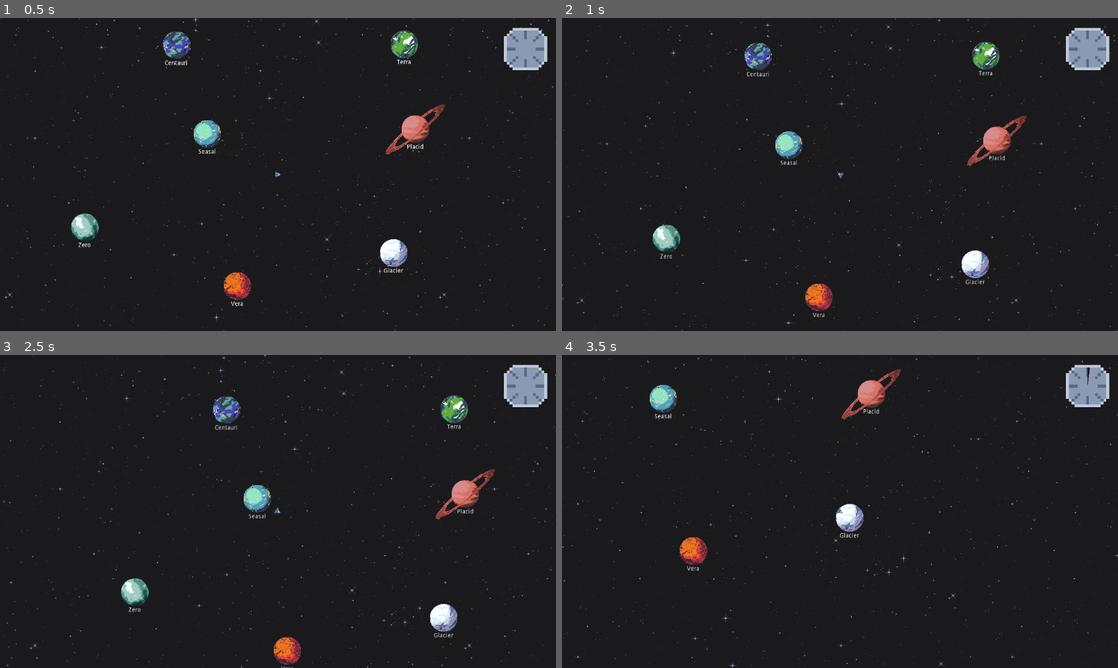
Above: before the commit, frames 1-4 (two rows, left to right).
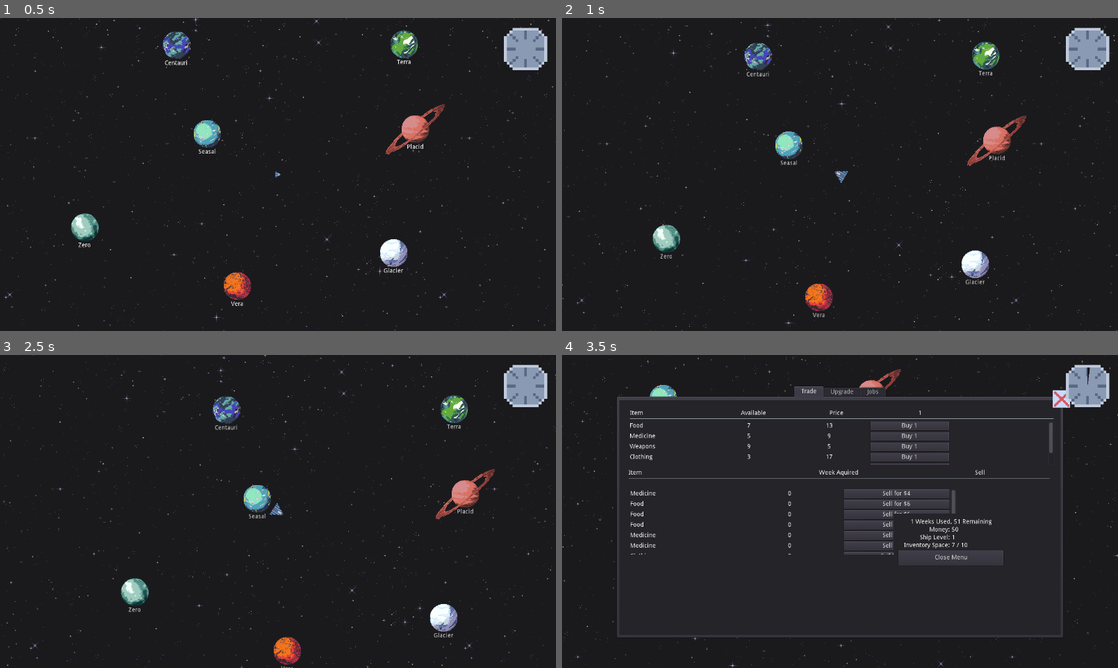
Above: after the commit, the same moments.

Repository: shadowhen/Star-Trader
Game: Godot game, scene res://World.tscn
Same seed, same stepped clock (60 frames per second), same inputs: the game is played once before the commit and once after it.
Inputs (mouse positions are in pixels of both pictures, inside the frame that each line leads up to):
- Up to frame 1 (0.5 s): no input
- Up to frame 2 (1 s): tap Enter at 0.5 s; move the mouse to (767, 133) at 0.52 s; press the mouse at (767, 133) at 0.53 s; hold Right (ui_right) from 0.53 s (still down)
- Up to frame 3 (2.5 s): move the mouse to (455, 408) at 1.27 s; release Right (ui_right) at 1.28 s; release the mouse at (455, 408) at 1.28 s; hold Down (ui_down) 1.28-2.03 s; tap T (trade) at 1.35 s; click (455, 408) at 1.42 s; tap Space at 2 s; move the mouse to (461, 630) at 2.02 s; press the mouse at (461, 630) at 2.03 s; hold Right (ui_right) from 2.03 s (still down)
- Up to frame 4 (3.5 s): move the mouse to (817, 633) at 2.77 s; release Right (ui_right) at 2.78 s; release the mouse at (817, 633) at 2.78 s; hold Up (ui_up) from 2.78 s (still down); tap T (trade) at 2.85 s; click (817, 633) at 2.92 s

Frame 1 is identical in both runs. In frame 2, less than 0.1% of the frame differs, in the area x 49-52%, y 48-53%; in frame 3, less than 0.1%; in frame 4, 9.8%, in the area x 9-92%, y 10-91%.

Commit message:
player now scales based on speed

Diff:
--- a/player/Player.gd
+++ b/player/Player.gd
@@ -30,12 +30,15 @@
 	_movement_loop(delta)
 
 func _movement_loop(delta):
+	var new_scale = 1
 	if is_moving == false:
 		speed = 0
 	else:
 		speed += acceleration * delta
 		if speed > max_speed:
 			speed = max_speed
+		new_scale = 1 + 2.5 * (speed / max_speed)
+	scale = Vector2(new_scale, new_scale)
 
 	velocity = position.direction_to(destination) * speed
 	look_at(destination)
